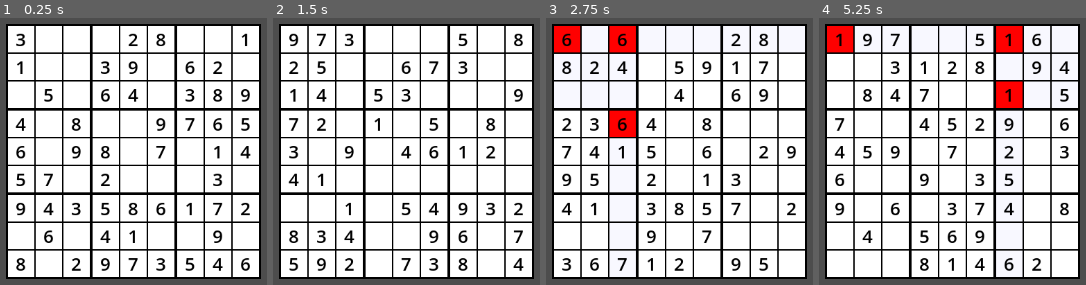
Above: before the commit, frames 1-4 (left to right).
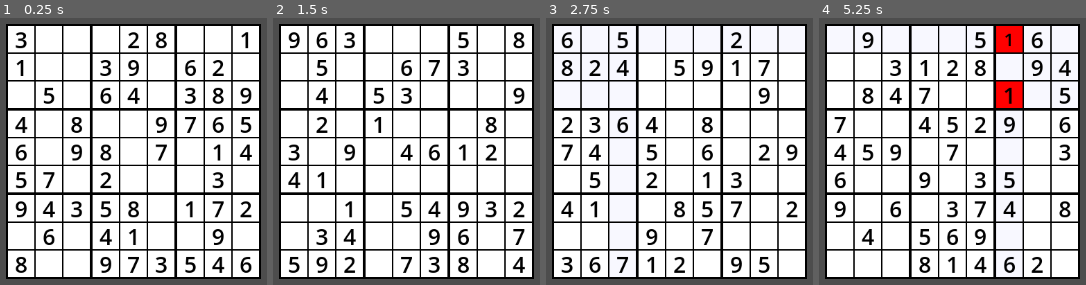
Above: after the commit, the same moments.

Repository: hfred0/Sudoku
Game: Godot game, scene res://main.tscn
The game is run twice, just before and just after one commit, with the same random seed, the same clock (stepped at 60 frames per second) and the same inputs.
Inputs (mouse positions are in pixels of both pictures, inside the frame that each line leads up to):
- Up to frame 1 (0.25 s): no input
- Up to frame 2 (1.5 s): tap Enter at 0.5 s; move the mouse to (294, 39) at 0.52 s; hold C (check) 0.53-1.28 s; click (294, 39) at 0.67 s; tap R (reset) at 1.25 s; move the mouse to (321, 39) at 1.27 s; tap C (check) at 1.35 s; click (321, 39) at 1.42 s
- Up to frame 3 (2.75 s): tap R (reset) at 2 s; move the mouse to (623, 39) at 2.02 s; hold C (check) from 2.03 s (still down); click (623, 39) at 2.17 s
- Up to frame 4 (5.25 s): tap R (reset) at 2.75, 3.5, 4.15, 5 s; move the mouse to (925, 39) at 2.77 s; release C (check) at 2.78 s; tap C (check) at 2.85, 4.35 s; click (925, 39) at 2.92 s; move the mouse to (952, 39) at 3.52 s; hold C (check) 3.53-4.28 s; click (952, 39) at 3.67 s; move the mouse to (979, 39) at 4.27 s; click (979, 39) at 4.42 s; move the mouse to (1008, 39) at 5.02 s; hold C (check) from 5.03 s (still down); click (1008, 39) at 5.17 s

The runs differ from the first frame. In frame 1, 7.6% of the frame differs, in the area x 5-95%, y 5-96%; in frame 2, 6.7%; in frame 3, 9.2%, in the area x 2-95%, y 2-96%; in frame 4, 7.7%.

Commit message:
Add files via upload
Signed-off-by: hfred0 <160284400+hfred0@users.noreply.github.com>

Diff:
--- a/Knopf.gd
+++ b/Knopf.gd
@@ -14,6 +14,16 @@
 				get_parent().wertSenken(index)
 		get_parent().selectFeld = index
 
+#nicht ideal, funktioniert aber immerhin
+func statisch():
+	$Label.visible = false
+	$Label2.visible = true
+	$Label2.text = $Label.text
+
+func dynamisch():
+	$Label.visible = true
+	$Label2.visible = false
+
 func get_color() -> Color:
 	return $ColorRect.color
 
--- a/Knopf.tscn
+++ b/Knopf.tscn
@@ -7,6 +7,9 @@
 
 [sub_resource type="LabelSettings" id="LabelSettings_idrip"]
 font_size = 26
+
+[sub_resource type="LabelSettings" id="LabelSettings_q0blu"]
+font_size = 32
 
 [node name="Area2D" type="Area2D"]
 process_mode = 3
@@ -57,6 +60,23 @@
 label_settings = SubResource("LabelSettings_idrip")
 horizontal_alignment = 1
 
+[node name="Label2" type="Label" parent="."]
+visible = false
+modulate = Color(0, 0, 0, 1)
+anchors_preset = 8
+anchor_left = 0.5
+anchor_top = 0.5
+anchor_right = 0.5
+anchor_bottom = 0.5
+offset_left = -20.0
+offset_top = -11.5
+offset_right = 20.0
+offset_bottom = 11.5
+grow_horizontal = 2
+grow_vertical = 2
+label_settings = SubResource("LabelSettings_q0blu")
+horizontal_alignment = 1
+
 [connection signal="input_event" from="." to="." method="_on_input_event"]
 [connection signal="mouse_entered" from="." to="." method="_on_mouse_entered"]
 [connection signal="mouse_exited" from="." to="." method="_on_mouse_exited"]
--- a/main.gd
+++ b/main.gd
@@ -18,6 +18,7 @@
 var falscheFelder = []
 var mögFeld = []
 var Felder = []
+var festeFelder = []
 var Spalten = []
 var Zeilen = []
 var Blöcke = []
@@ -26,9 +27,9 @@
 func anzahlFelderBereich():
 	match Schwierigkeit:
 		0:
-			Bereich = [4, 7]
+			Bereich = [3, 7]
 		1:
-			Bereich = [3, 6]
+			Bereich = [2, 6]
 		2:
 			Bereich = [2, 5]
 
@@ -119,7 +120,9 @@
 
 #hebt den Wert eines Feldes um 1 an und setzt auf 0 zurück falls Feld bei 9 ist
 func wertAnheben(Feld):
-	if Felder[Feld] < 9:
+	if festeFelder[Feld]:
+		return
+	elif Felder[Feld] < 9:
 		schreibeNum(Felder[Feld] + 1, Feld)
 	else:
 		schreibeNum(0, Feld)
@@ -127,7 +130,9 @@
 
 #senkt den Wert eines Feldes um 1 und setzt auf 9 zurück falls Feld bei 0 ist
 func wertSenken(Feld):
-	if Felder[Feld] > 0:
+	if festeFelder[Feld]:
+		return
+	elif Felder[Feld] > 0:
 		schreibeNum(Felder[Feld] - 1, Feld)
 	else:
 		schreibeNum(9, Feld)
@@ -143,6 +148,12 @@
 		Zahlen.shuffle()
 		for e in range(9 - round(randf_range(Bereich[0], Bereich[1]))):
 			schreibeNum(0, Zahlen[e])
+	for e in range(81):
+		if Felder[e]:
+			festeFelder.append(e)
+			Knöpfe[e].statisch()
+		else:
+			festeFelder.append(0)
 
 #erzeugt die Zahlen vom Sudoku
 func erzeugeSpielfeld() -> void:
@@ -187,9 +198,11 @@
 	Zeilen.clear()
 	Blöcke.clear()
 	falscheFelder.clear()
+	festeFelder.clear()
 
 	for i in range(81):
 		Knöpfe[i].setzeText("")
+		Knöpfe[i].dynamisch()
 		Felder.append(0)
 		mögFeld.append([1, 2, 3, 4, 5, 6, 7, 8, 9])
 		Ordnung.append(i)
Not shown: 1 places in Knopf.tscn that only renumber resources
